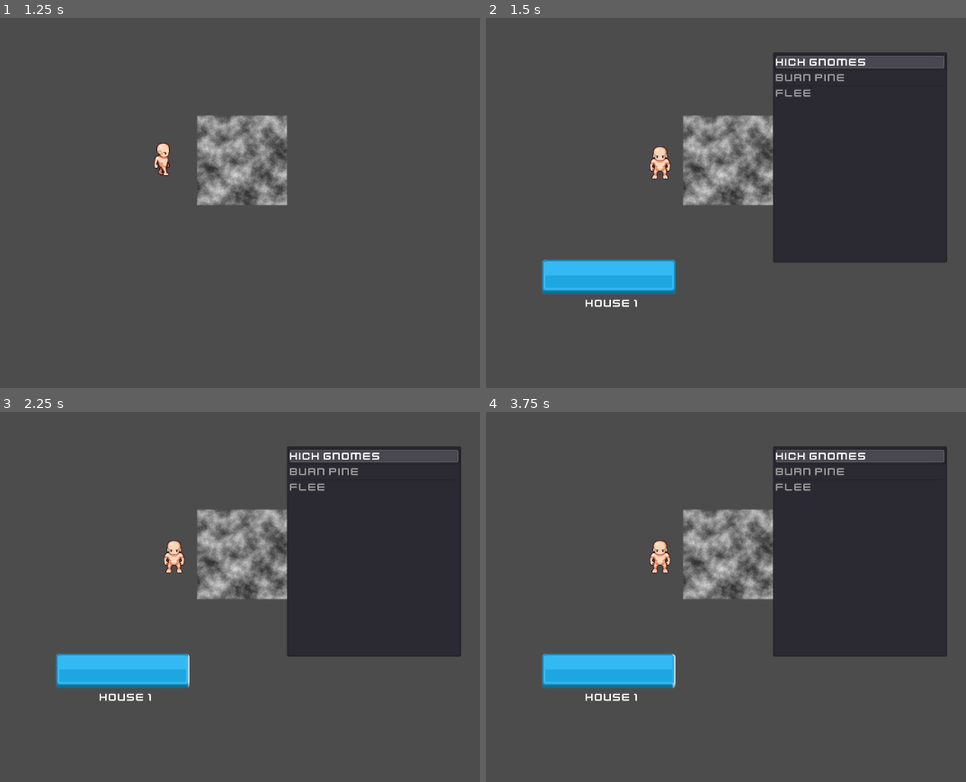
Above: before the commit, frames 1-4 (two rows, left to right).
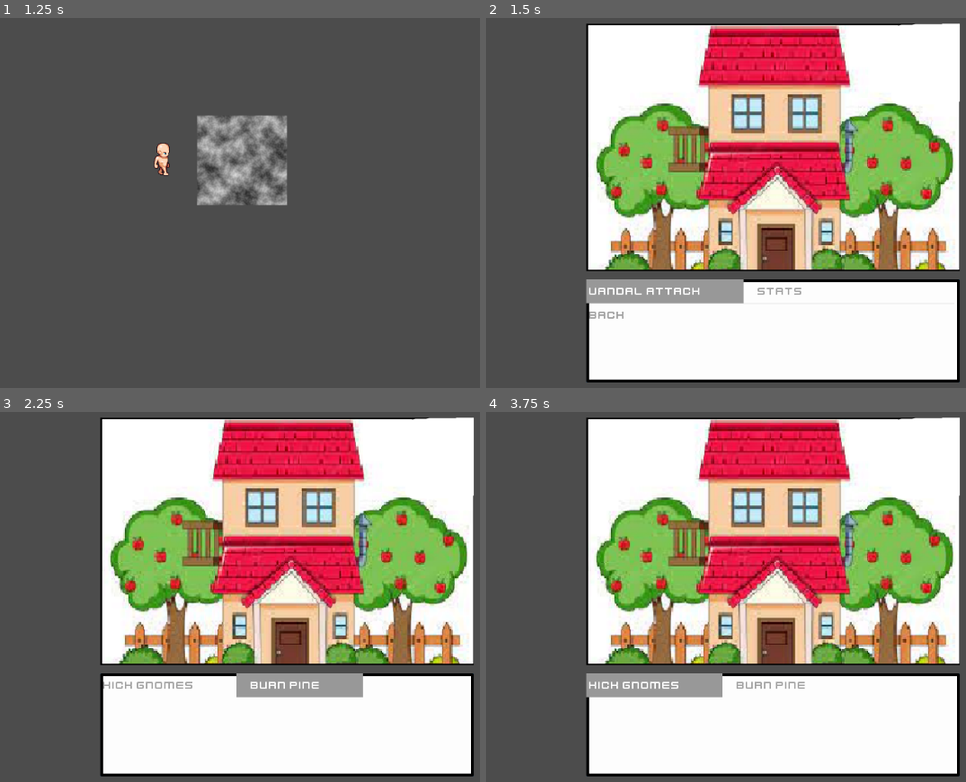
Above: after the commit, the same moments.

Repository: Ukarus/GrassIsAlwaysGreenerOnTheOtherSide
Game: Godot game, scene res://Scenes/Movement Test Scene.tscn
Same seed, same stepped clock (60 frames per second), same inputs: the game is played once before the commit and once after it.
Inputs (mouse positions are in pixels of both pictures, inside the frame that each line leads up to):
- Up to frame 1 (1.25 s): tap Enter at 0.5 s; move the mouse to (412, 162) at 0.52 s; hold Right (move_right) from 0.53 s (still down); click (412, 162) at 0.67 s
- Up to frame 2 (1.5 s): move the mouse to (596, 206) at 1.27 s; release Right (move_right) at 1.28 s; hold Down (move_down) from 1.28 s (still down)
- Up to frame 3 (2.25 s): tap Space at 2 s; move the mouse to (326, 486) at 2.02 s; release Down (move_down) at 2.03 s; hold Right (move_right) from 2.03 s (still down)
- Up to frame 4 (3.75 s): move the mouse to (706, 663) at 2.77 s; release Right (move_right) at 2.78 s; hold Up (move_up) 2.78-3.53 s; click (706, 663) at 2.92 s; tap Enter at 3.5 s; move the mouse to (956, 641) at 3.52 s; hold Left (move_left) from 3.53 s (still down)

Frame 1 is identical in both runs. In frame 2, 75% of the frame differs, in the area x 11-99%, y 1-99%; in frame 3, 75%; in frame 4, 75%.

Commit message:
add: attack and options ui

Diff:
--- a/Scenes/AttackUI.tscn
+++ b/Scenes/AttackUI.tscn
@@ -1,49 +1,67 @@
-[gd_scene load_steps=5 format=2]
+[gd_scene load_steps=6 format=2]
 
 [ext_resource path="res://Assets/uipack_fixed/PNG/blue_button13.png" type="Texture" id=1]
 [ext_resource path="res://Theme/default_theme.tres" type="Theme" id=2]
 [ext_resource path="res://Assets/uipack_fixed/PNG/blue_button00.png" type="Texture" id=3]
 [ext_resource path="res://Scripts/AttackUI.gd" type="Script" id=4]
+[ext_resource path="res://Assets/tempsnip.png" type="Texture" id=5]
 
 [node name="AttackUI" type="Control"]
 anchor_right = 1.0
 anchor_bottom = 1.0
+margin_left = -6.0
+margin_right = -6.0
 script = ExtResource( 4 )
 
-[node name="ItemList" type="ItemList" parent="."]
-anchor_top = 1.0
-anchor_bottom = 1.0
-margin_left = 128.0
-margin_top = -332.0
-margin_right = 376.0
-margin_bottom = -32.0
-theme = ExtResource( 2 )
-icon_scale = 0.5
-
 [node name="Bar" type="VBoxContainer" parent="."]
+visible = false
 anchor_left = 1.0
 anchor_top = 0.5
 anchor_right = 1.0
 anchor_bottom = 0.5
-margin_left = -201.0
-margin_top = -35.5
-margin_bottom = 35.5
+margin_left = -246.0
+margin_top = -110.0
+margin_right = -56.0
+margin_bottom = -39.0
+rect_rotation = -90.0
 
 [node name="TextureProgress" type="TextureProgress" parent="Bar"]
-margin_right = 201.0
+margin_right = 190.0
 margin_bottom = 49.0
-rect_min_size = Vector2( 200, 0 )
-value = 100.0
+rect_min_size = Vector2( 100, 0 )
+value = 50.0
 texture_under = ExtResource( 1 )
 texture_progress = ExtResource( 3 )
 
 [node name="Label" type="Label" parent="Bar"]
+visible = false
 margin_top = 53.0
-margin_right = 201.0
+margin_right = 200.0
 margin_bottom = 71.0
 theme = ExtResource( 2 )
 text = "House 1"
 align = 1
 valign = 1
 
-[connection signal="item_activated" from="ItemList" to="." method="_on_ItemList_item_activated"]
+[node name="VSplitContainer" type="VSplitContainer" parent="."]
+anchor_left = 0.5
+anchor_right = 0.5
+margin_left = -266.0
+margin_top = 41.0
+margin_right = 266.0
+margin_bottom = 553.0
+
+[node name="TextureRect" type="TextureRect" parent="VSplitContainer"]
+margin_right = 532.0
+margin_bottom = 353.0
+texture = ExtResource( 5 )
+
+[node name="ItemList" type="ItemList" parent="VSplitContainer"]
+margin_top = 365.0
+margin_right = 532.0
+margin_bottom = 512.0
+theme = ExtResource( 2 )
+max_columns = 2
+icon_scale = 0.5
+
+[connection signal="item_activated" from="VSplitContainer/ItemList" to="." method="_on_ItemList_item_activated"]
--- a/Scenes/Movement Test Scene.tscn
+++ b/Scenes/Movement Test Scene.tscn
@@ -52,10 +52,13 @@
 position = Vector2( 170, 258 )
 
 [node name="AttackUI" parent="." instance=ExtResource( 2 )]
-visible = false
-margin_left = 428.0
-margin_top = 444.0
-margin_right = 428.0
-margin_bottom = 444.0
+anchor_left = 0.5
+anchor_top = 0.5
+anchor_right = 0.5
+anchor_bottom = 0.5
+margin_left = 556.0
+margin_top = 30.0
+margin_right = 556.0
+margin_bottom = 30.0
 
 [connection signal="body_entered" from="Box/HouseDetectRadius" to="." method="_on_HouseDetectRadius_body_entered"]
--- a/Scripts/AttackUI.gd
+++ b/Scripts/AttackUI.gd
@@ -3,30 +3,64 @@
 
 var attacks = [
 	"Kick gnomes",
-	"Burn Pine",
-	"Flee"
+	"Burn Pine"
 ]
-onready var item_list = $ItemList
+var options = [
+	"Vandal Attack",
+	"Stats",
+	"Back"
+]
+onready var item_list = $VSplitContainer/ItemList
+enum SUBMENUS {OPTIONS, ATTACK, STATS}
+var active_submenu = SUBMENUS.OPTIONS
 
 signal flee_from_fight
 
 # Called when the node enters the scene tree for the first time.
 func _ready():
-	for a in attacks:
-		item_list.add_item(a)
+	add_options()
+	set_focus_on_attacks()
+
+func set_focus_on_attacks():
 	item_list.grab_focus()
 	item_list.select(0)
 
-func set_focus_on_attacks():
-	item_list.grab_focus()
+func add_attacks():
+	for a in attacks:
+		item_list.add_item(a)
+
+func add_options():
+	for a in options:
+		item_list.add_item(a)
+
+
+func _input(event):
+	if event.is_action_pressed("ui_cancel"):
+		if active_submenu == SUBMENUS.ATTACK or active_submenu == SUBMENUS.STATS:
+			active_submenu = SUBMENUS.OPTIONS
+			item_list.clear()
+			add_options()
+			set_focus_on_attacks()
+		elif active_submenu == SUBMENUS.OPTIONS:
+			emit_signal("flee_from_fight")
 
 # TODO: Check for amount of attacks that can be done
-# TODO: Transition to vandalic action
 func _on_ItemList_item_activated(index):
-	var attack = attacks[index]
-	if attack == "Flee":
+	var option = item_list.get_item_text(index)
+	print(option)
+	if option == "Vandal Attack":
+		active_submenu = SUBMENUS.ATTACK
+		item_list.clear()
+		add_attacks()
+		set_focus_on_attacks()
+	elif option == "Back":
 		emit_signal("flee_from_fight")
+	elif option == "Stats":
+		active_submenu = SUBMENUS.STATS
+		item_list.clear()
+		item_list.add_item("Placeholder stat")
+		set_focus_on_attacks()
+		print("showing stats")
 	else:
-
-		$Bar/TextureProgress.value -= 1
-	pass # Replace with function body.
+		print("attacking")
+#		$Bar/TextureProgress.value -= 1
--- a/Theme/default_theme.tres
+++ b/Theme/default_theme.tres
@@ -1,6 +1,24 @@
-[gd_resource type="Theme" load_steps=2 format=2]
+[gd_resource type="Theme" load_steps=5 format=2]
 
 [ext_resource path="res://Theme/default_font.tres" type="DynamicFont" id=1]
 
+[sub_resource type="StyleBoxFlat" id=1]
+bg_color = Color( 0.996078, 0.996078, 0.996078, 1 )
+border_width_left = 4
+border_width_top = 4
+border_width_right = 4
+border_width_bottom = 4
+border_color = Color( 0, 0, 0, 1 )
+
+[sub_resource type="StyleBoxFlat" id=2]
+
+[sub_resource type="StyleBoxFlat" id=3]
+
 [resource]
 default_font = ExtResource( 1 )
+ItemList/constants/hseparation = 40
+ItemList/constants/line_separation = 8
+ItemList/constants/vseparation = 8
+ItemList/styles/bg = SubResource( 1 )
+ItemList/styles/selected = SubResource( 2 )
+ItemList/styles/selected_focus = SubResource( 3 )
Binary file added: Assets/tempsnip.png
Not shown, added: Assets/tempsnip.png.import
